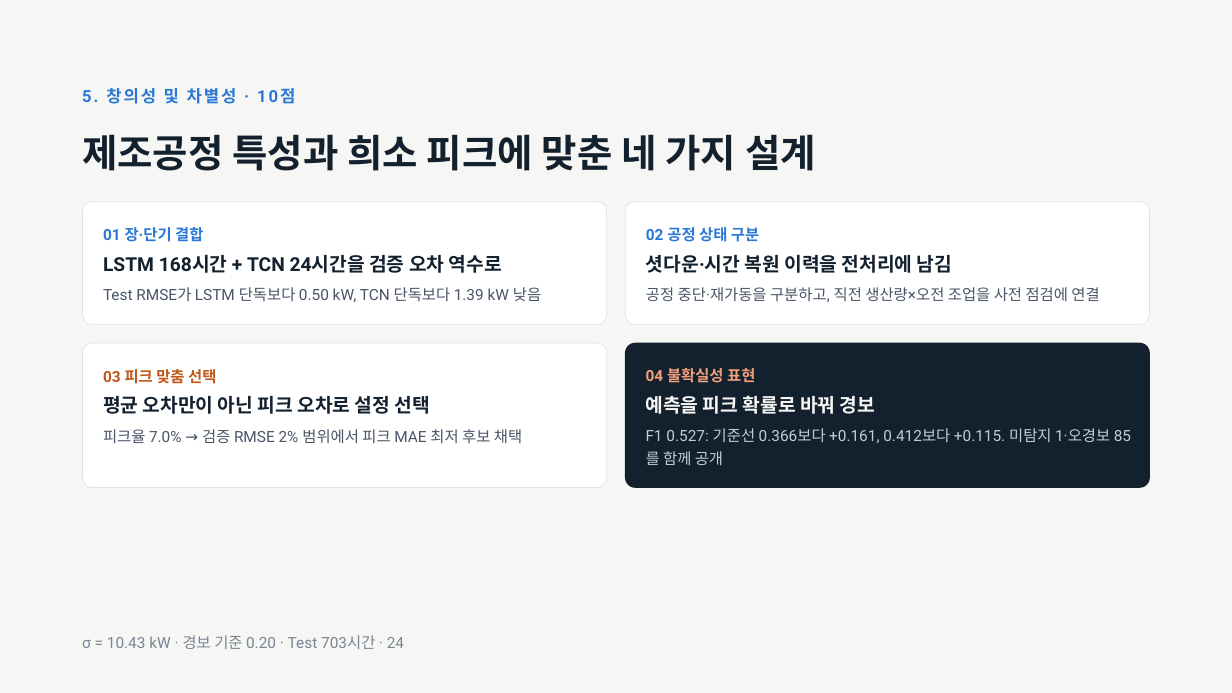
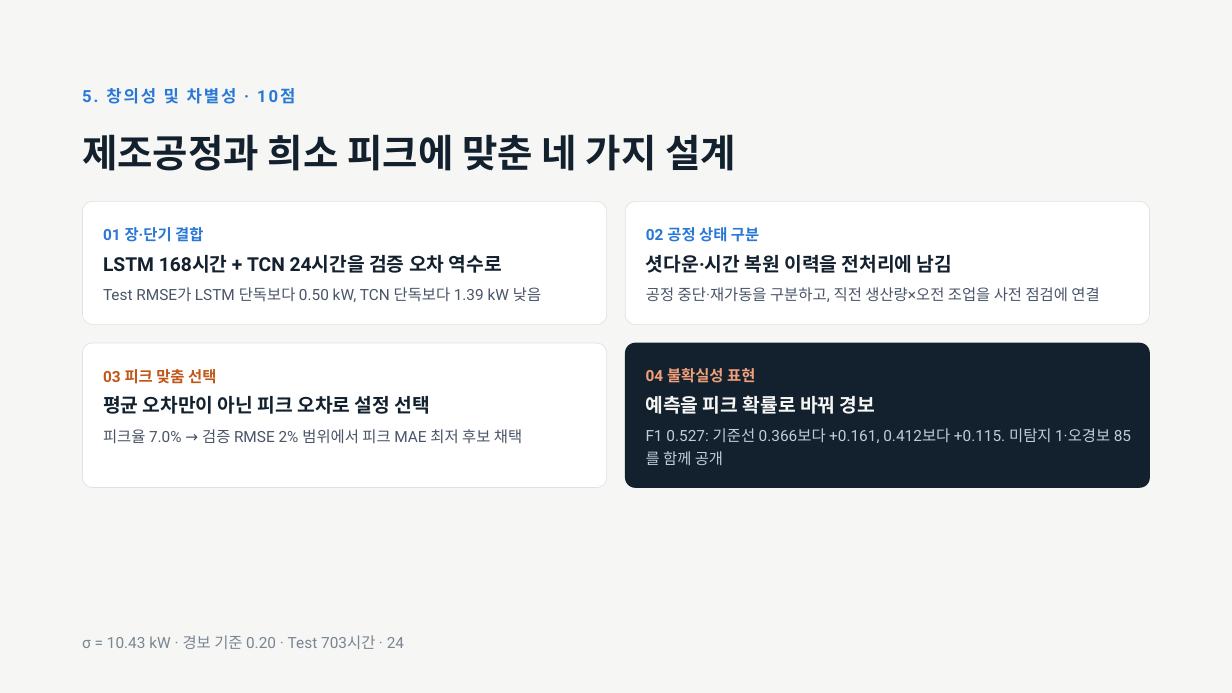
Before and after one commit to jgi0117/KAMP-Competition, a slide deck: slide 24 of docs/presentation/OKM 전력 피크 예측 발표.pptx. Drawn at 1232x693 pixels with LibreOffice and Linux fonts; fonts in the diff are those of the drawing. Boxes give left, top, right and bottom in pixels: in the first picture for what was removed or moved away, otherwise in the second. Text is boxed around its words. In the diff, an @@ line names an element or a change of style, - is before the commit and + after.

```diff
--- a/docs/presentation/OKM 전력 피크 예측 발표.pptx
+++ b/docs/presentation/OKM 전력 피크 예측 발표.pptx
@@ title at (82, 134, 737, 171): text changed @@
-제조공정 특성과 희소 피크에 맞춘 네 가지 설계
+제조공정과 희소 피크에 맞춘 네 가지 설계
```
Also in this commit, not shown: 12 other slides changed.
